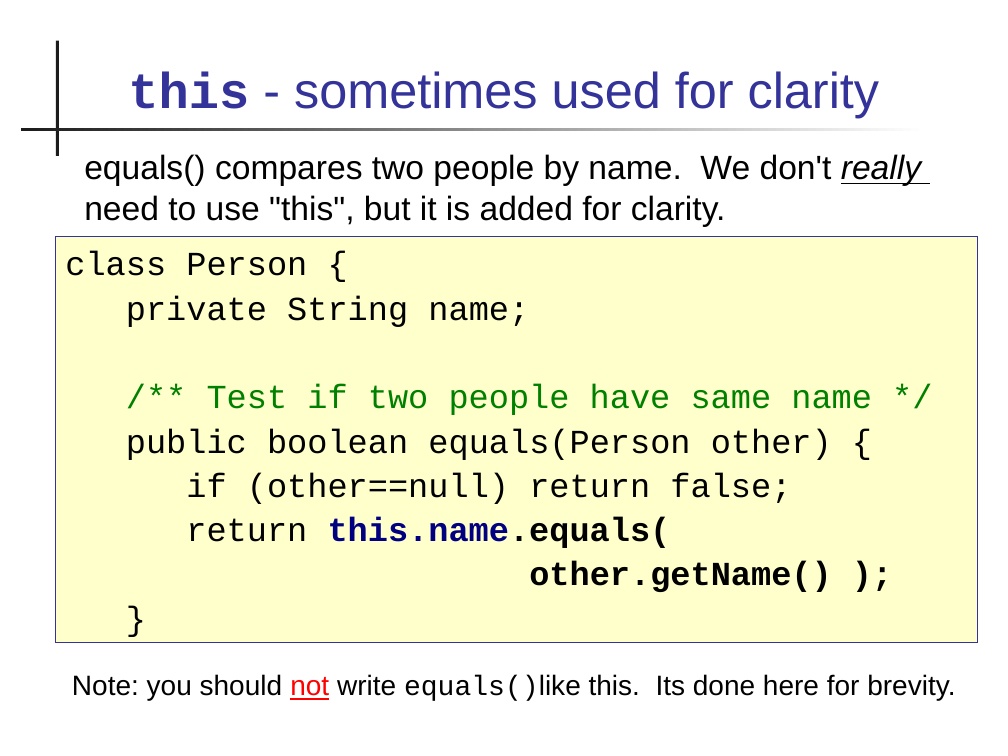
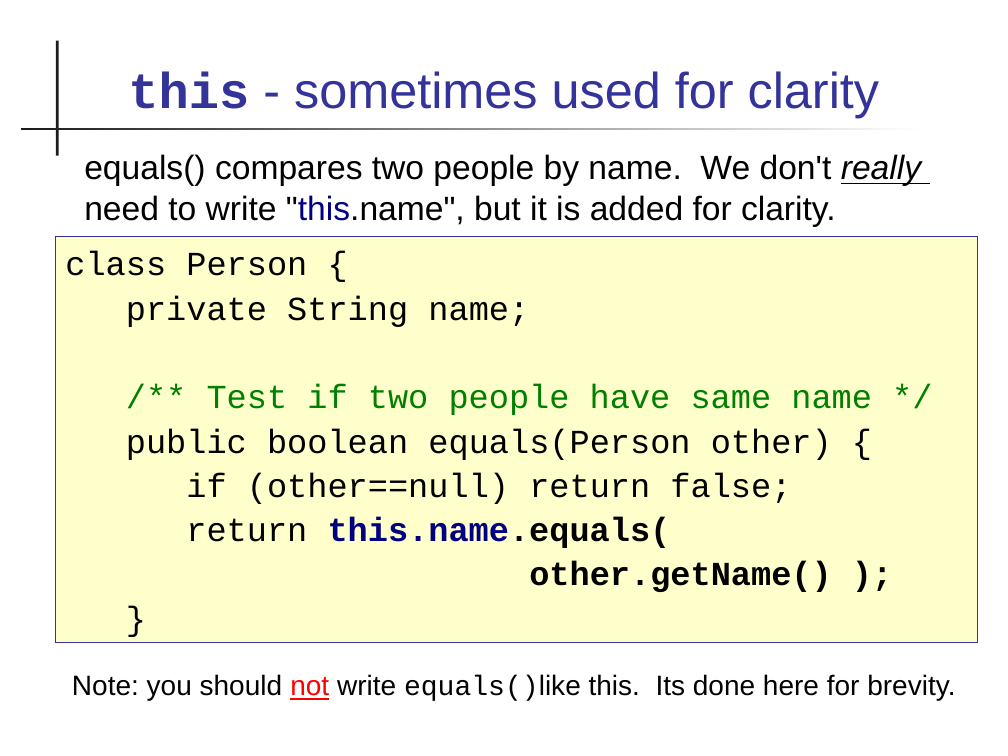
Before and after one commit to cpske/programming1, a slide deck: slide 27 of objects/2-Defining-Classes.ppt. Drawn at 1008x756 pixels with LibreOffice and Linux fonts; fonts in the diff are those of the drawing. Boxes give left, top, right and bottom in pixels: in the first picture for what was removed or moved away, otherwise in the second. Text is boxed around its words. In the diff, an @@ line names an element or a change of style, - is before the commit and + after.

```diff
--- a/objects/2-Defining-Classes.ppt
+++ b/objects/2-Defining-Classes.ppt
@@ text at [84,154,921,227]: text changed @@
-equals() compares two people by name. We don't really need to use "this", but it is added for clarity.
+equals() compares two people by name. We don't really need to write "this.name", but it is added for clarity.
```
Also in this commit, not shown: 13 other slides changed, 1 slide removed, 1 other file.
